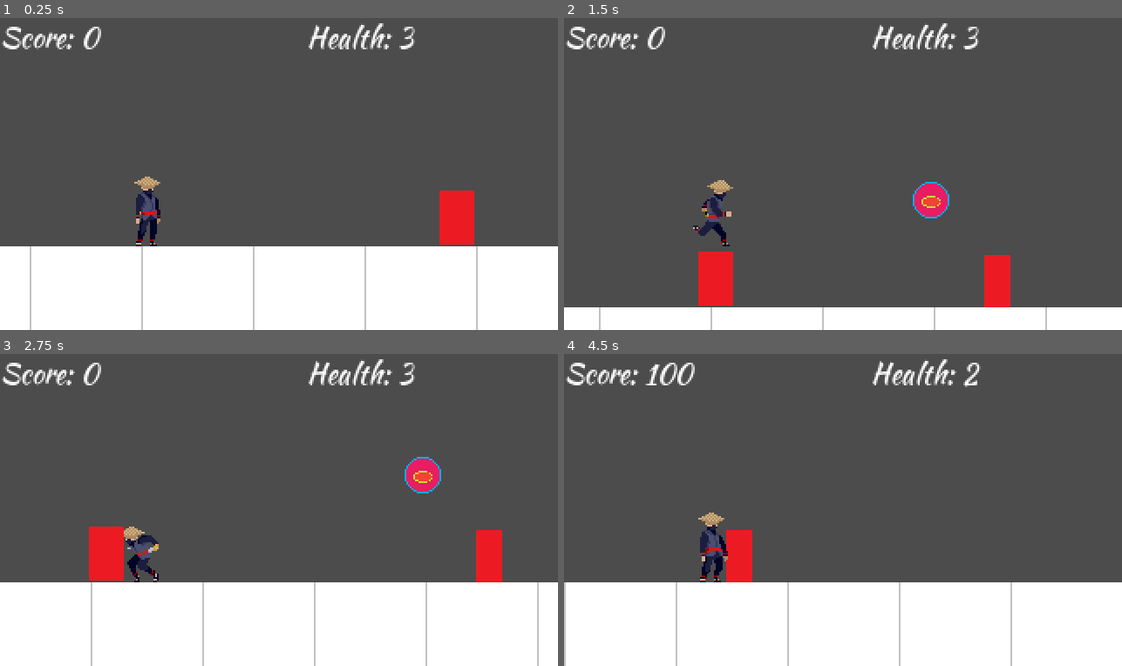
Above: before the commit, frames 1-4 (two rows, left to right).
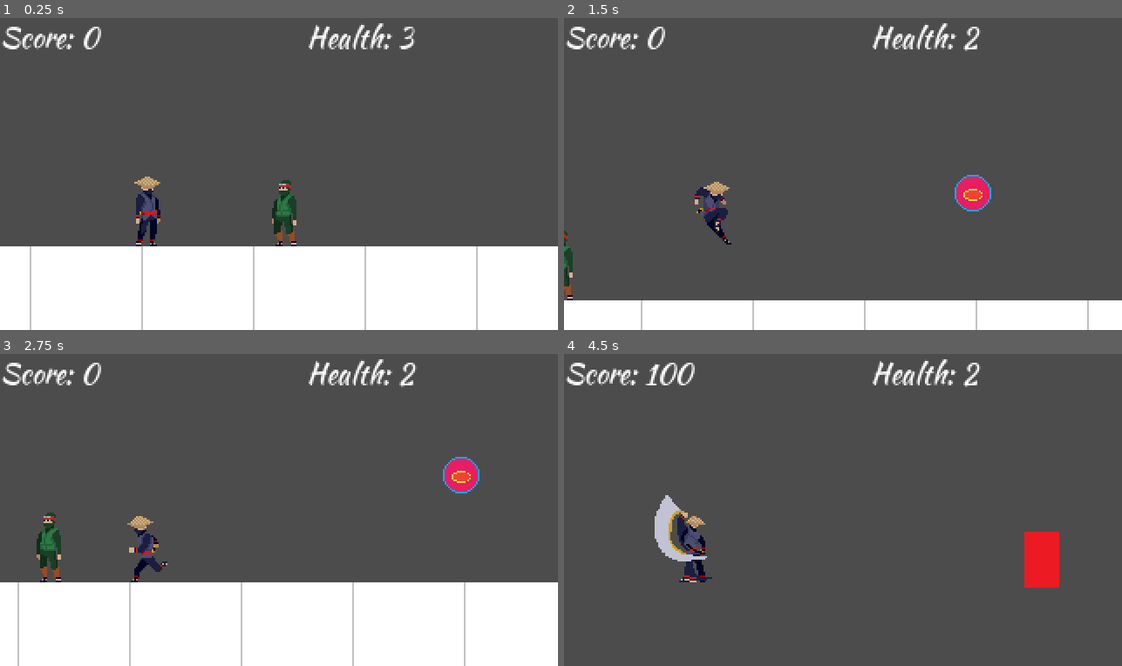
Above: after the commit, the same moments.

Repository: nateslagter/Ninja-Man-Quest-for-the-Shuriken
Game: Godot game, scene res://src/levels/testLevel.tscn
The game is run twice, just before and just after one commit, with the same random seed, the same clock (stepped at 60 frames per second) and the same inputs.
Inputs:
- Up to frame 1 (0.25 s): no input
- Up to frame 2 (1.5 s): hold Right (move_right) from 0.53 s (still down); tap F (attack) at 0.6 s; tap Space (jump) at 0.77, 0.8, 1.07, 1.35 s
- Up to frame 3 (2.75 s): tap Space (jump) at 1.52, 1.82, 2.3 s; tap F (attack) at 1.55, 2.1 s; release Right (move_right) at 2.03 s; hold Left (move_left) from 2.03 s (still down)
- Up to frame 4 (4.5 s): release Left (move_left) at 2.78 s; hold Right (move_right) 2.78-4.28 s; tap F (attack) at 2.85, 4.35 s; tap Space (jump) at 3.02, 3.32, 3.6, 3.77, 4.07 s; hold Left (move_left) from 4.28 s (still down)

The runs differ from the first frame. In frame 1, 1.7% of the frame differs, in the area x 48-85%, y 51-74%; in frame 2, 6.3%; in frame 3, 5.5%; in frame 4, 30%, in the area x 0-100%, y 45-100%.

Commit message:
Fix critical error with attack animation and attack hitboxes

Diff:
--- a/src/actors/Boss.gd
+++ b/src/actors/Boss.gd
@@ -2,30 +2,47 @@
 extends KinematicBody2D
 
 
-onready var initial_pos := Vector2(position.x,position.y)
 
 const gravity := 700
 const jump_speed := -400
 
-var velocity := Vector2(200,0)
-var switch_velocity = 200
+onready var initial_pos := Vector2(position.x,position.y)
+
+var velocity := Vector2(50,0)
+var switch_velocity = 50
+var health := 3
+var attacked := false
 var moving := false
 
+func _ready():
+	$WaitTimer.start()
+	scale.x *= -1
 
 func _physics_process(delta : float) -> void:
+	if !moving:
+		$AnimationPlayer.play("Idle")
+	else:
+		var _ignored = move_and_slide(velocity,Vector2(0,0))
 	velocity.y += gravity * delta
-	if moving:
-		velocity = move_and_slide(velocity,Vector2(0,0))
-	position.x = clamp(position.x,initial_pos.x - 200,initial_pos.x + 200)
 
 
-func _on_MoveTimer_timeout() -> void:
-	$JumpTimer.start()
-	switch_velocity *= -1
-	velocity = Vector2(switch_velocity,0)
+func _on_MoveTimer_timeout():
+	$WaitTimer.start()
+	moving = false
 	scale.x *= -1
-	moving = true
 
 
-func _on_JumpTimer_timeout() -> void:
-	velocity.y += jump_speed
+func _on_WaitTimer_timeout():
+	moving = true
+	$AnimationPlayer.play("Walk")
+	switch_velocity *= -1
+	velocity = Vector2(switch_velocity, 0)
+	$MoveTimer.start()
+
+
+
+func _on_Hitbox_area_entered(area : Area2D) -> void:
+	if area.name == "SwordHitbox":
+		health -= 1
+	if health == 0:
+		queue_free()
--- a/src/actors/Boss.tscn
+++ b/src/actors/Boss.tscn
@@ -1,10 +1,62 @@
-[gd_scene load_steps=4 format=2]
+[gd_scene load_steps=8 format=2]
 
-[ext_resource path="res://assets/ninjaSprites/placeholderTarget.png" type="Texture" id=1]
+[ext_resource path="res://assets/bossSprites/boss.png" type="Texture" id=1]
 [ext_resource path="res://src/actors/Boss.gd" type="Script" id=2]
 
-[sub_resource type="RectangleShape2D" id=1]
-extents = Vector2( 80, 152 )
+[sub_resource type="Animation" id=1]
+resource_name = "Attack"
+tracks/0/type = "value"
+tracks/0/path = NodePath("Sprite:frame")
+tracks/0/interp = 1
+tracks/0/loop_wrap = true
+tracks/0/imported = false
+tracks/0/enabled = true
+tracks/0/keys = {
+"times": PoolRealArray( 0, 0.1, 0.2, 0.3, 0.4, 0.5, 0.6, 0.7, 0.8, 0.9 ),
+"transitions": PoolRealArray( 1, 1, 1, 1, 1, 1, 1, 1, 1, 1 ),
+"update": 1,
+"values": [ 7, 8, 9, 10, 11, 12, 13, 14, 15, 16 ]
+}
+
+[sub_resource type="Animation" id=2]
+resource_name = "Idle"
+length = 0.71
+loop = true
+tracks/0/type = "value"
+tracks/0/path = NodePath("Sprite:frame")
+tracks/0/interp = 1
+tracks/0/loop_wrap = true
+tracks/0/imported = false
+tracks/0/enabled = true
+tracks/0/keys = {
+"times": PoolRealArray( 0, 0.1, 0.2, 0.3, 0.4, 0.5, 0.6 ),
+"transitions": PoolRealArray( 1, 1, 1, 1, 1, 1, 1 ),
+"update": 1,
+"values": [ 0, 1, 2, 3, 4, 5, 6 ]
+}
+
+[sub_resource type="Animation" id=3]
+resource_name = "Walk"
+length = 0.8
+loop = true
+tracks/0/type = "value"
+tracks/0/path = NodePath("Sprite:frame")
+tracks/0/interp = 1
+tracks/0/loop_wrap = true
+tracks/0/imported = false
+tracks/0/enabled = true
+tracks/0/keys = {
+"times": PoolRealArray( 0, 0.1, 0.2, 0.3, 0.4, 0.5, 0.6, 0.7 ),
+"transitions": PoolRealArray( 1, 1, 1, 1, 1, 1, 1, 1 ),
+"update": 1,
+"values": [ 18, 19, 20, 21, 22, 23, 24, 25 ]
+}
+
+[sub_resource type="RectangleShape2D" id=4]
+extents = Vector2( 8.71383, 21.5167 )
+
+[sub_resource type="RectangleShape2D" id=5]
+extents = Vector2( 8.60138, 21.0811 )
 
 [node name="Boss" type="KinematicBody2D"]
 collision_layer = 2
@@ -13,17 +65,32 @@
 
 [node name="Sprite" type="Sprite" parent="."]
 texture = ExtResource( 1 )
+hframes = 4
+vframes = 8
+frame = 26
+
+[node name="AnimationPlayer" type="AnimationPlayer" parent="."]
+autoplay = "Idle"
+anims/Attack = SubResource( 1 )
+anims/Idle = SubResource( 2 )
+anims/Walk = SubResource( 3 )
 
 [node name="CollisionShape2D" type="CollisionShape2D" parent="."]
-shape = SubResource( 1 )
+position = Vector2( 0.168175, 20.4109 )
+shape = SubResource( 4 )
 
 [node name="MoveTimer" type="Timer" parent="."]
-wait_time = 8.0
-autostart = true
+wait_time = 5.0
 
-[node name="JumpTimer" type="Timer" parent="."]
-wait_time = 4.0
-one_shot = true
+[node name="WaitTimer" type="Timer" parent="."]
+wait_time = 5.0
+
+[node name="Hitbox" type="Area2D" parent="."]
+
+[node name="CollisionShape2D" type="CollisionShape2D" parent="Hitbox"]
+position = Vector2( -0.196651, 20.8404 )
+shape = SubResource( 5 )
 
 [connection signal="timeout" from="MoveTimer" to="." method="_on_MoveTimer_timeout"]
-[connection signal="timeout" from="JumpTimer" to="." method="_on_JumpTimer_timeout"]
+[connection signal="timeout" from="WaitTimer" to="." method="_on_WaitTimer_timeout"]
+[connection signal="area_entered" from="Hitbox" to="." method="_on_Hitbox_area_entered"]
--- a/src/actors/Player.gd
+++ b/src/actors/Player.gd
@@ -11,26 +11,28 @@
 var attacking := false
 
 func get_input() -> void:
-	if !attacking:
-		velocity.x = 0
-		if Input.is_action_pressed("move_left"):
-			velocity.x -= run_speed
-			$Sprite.scale.x = -1
-			if jumping == false:
-				$AnimationPlayer.play("Walk")
-		if Input.is_action_pressed("move_right"):
-			velocity.x += run_speed
-			$Sprite.scale.x = 1
-			if jumping == false:
-				$AnimationPlayer.play("Walk")
-		if Input.is_action_just_pressed("jump"):
-			if jumping == false and is_on_floor():
-				jumping = true
-				$AnimationPlayer.play("Jump")
-				velocity.y += jump_speed
-		if Input.is_action_just_released("move_left") or Input.is_action_just_released("move_right"):
-			if jumping == false:
-				$AnimationPlayer.play("Idle")
+	velocity.x = 0
+	if Input.is_action_pressed("move_left"):
+		velocity.x -= run_speed
+		$Sprite.scale.x = -1
+		if jumping == false and attacking == false:
+			$AnimationPlayer.play("Walk")
+	if Input.is_action_pressed("move_right"):
+		velocity.x += run_speed
+		$Sprite.scale.x = 1
+		if jumping == false and attacking == false:
+			$AnimationPlayer.play("Walk")
+	if Input.is_action_just_pressed("jump"):
+		if jumping == false and is_on_floor():
+			jumping = true
+			$AnimationPlayer.play("Jump")
+			velocity.y += jump_speed
+	if Input.is_action_just_pressed("attack"):
+		attacking = true
+		$AnimationPlayer.play("Attack")
+	if Input.is_action_just_released("move_left") or Input.is_action_just_released("move_right"):
+		if jumping == false and attacking == false:
+			$AnimationPlayer.play("Idle")
 
 
 func _physics_process(delta: float) -> void:
--- a/src/actors/Player.tscn
+++ b/src/actors/Player.tscn
@@ -81,12 +81,9 @@
 }
 
 [sub_resource type="RectangleShape2D" id=5]
-extents = Vector2( 11.7059, 20.6768 )
+extents = Vector2( 7.83004, 19.8629 )
 
 [sub_resource type="RectangleShape2D" id=6]
-extents = Vector2( 7.83004, 19.8629 )
-
-[sub_resource type="RectangleShape2D" id=7]
 extents = Vector2( 7.86566, 21.4016 )
 
 [node name="Player" type="KinematicBody2D"]
@@ -103,13 +100,7 @@
 texture = ExtResource( 1 )
 hframes = 4
 vframes = 6
-frame = 7
-
-[node name="AutoAttackRange" type="Area2D" parent="Sprite"]
-
-[node name="CollisionShape2D" type="CollisionShape2D" parent="Sprite/AutoAttackRange"]
-position = Vector2( 20.4336, 20.3007 )
-shape = SubResource( 5 )
+frame = 18
 
 [node name="SwordHitbox" type="Area2D" parent="Sprite"]
 
@@ -134,5 +125,4 @@
 process_mode = 0
 
 [connection signal="animation_finished" from="AnimationPlayer" to="." method="_on_AnimationPlayer_animation_finished"]
-[connection signal="body_entered" from="Sprite/AutoAttackRange" to="." method="_on_AutoAttack_body_entered"]
 [connection signal="body_entered" from="Sprite/Area2D" to="." method="_on_Area2D_body_entered"]
--- a/src/levels/testLevel.tscn
+++ b/src/levels/testLevel.tscn
@@ -43,8 +43,7 @@
 tile_data = PoolIntArray( 524283, 0, 0, 524284, 0, 0, 524285, 0, 0, 524286, 0, 0, 524287, 0, 0, 458752, 0, 0, 458753, 0 …(285 unchanged characters)…
 
 [node name="Boss" parent="." instance=ExtResource( 5 )]
-position = Vector2( 292.461, 432.871 )
-scale = Vector2( 0.1, 0.1 )
+position = Vector2( 18.6307, 405.84 )
 collision_layer = 3
 collision_mask = 2
 
@@ -59,4 +58,4 @@
 [node name="HUD" parent="." instance=ExtResource( 4 )]
 
 [node name="Enemy" parent="." instance=ExtResource( 6 )]
-position = Vector2( 118.66, 431.201 )
+position = Vector2( 505.66, 371.701 )
Binary file added: assets/bossSprites/boss.png
Not shown, added: assets/bossSprites/boss.png.import
Not shown: 2 places in src/actors/Player.tscn that only renumber resources
